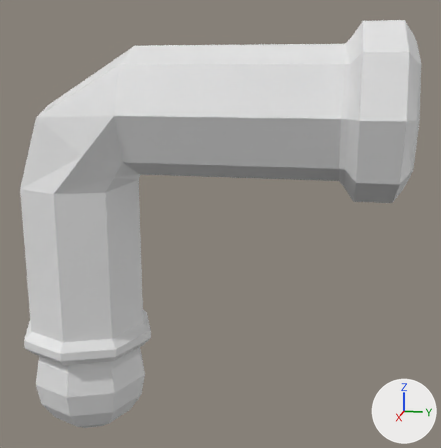
A saved change to the Blender file editor_temp/tap-water.blend.
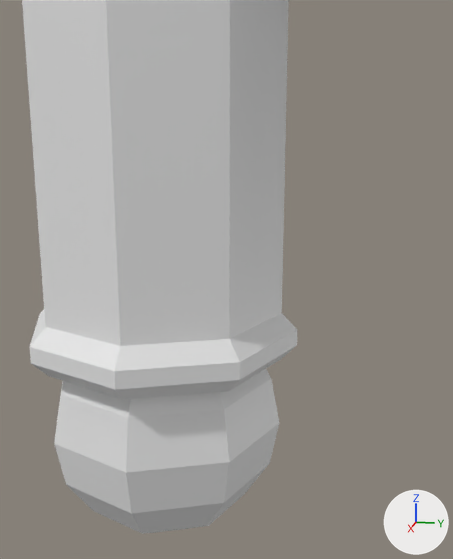
Old and new are each drawn whole from a 50 mm lens placed at (9.35, 4.22, 5.13), pointed at (-0.14, 2.32, 2.76) and again close up from a 50 mm lens placed at (4.88, 1.52, 2.46), pointed at (-0.29, 0.48, 1.16). Arrows for +X, +Y and +Z are at lower right; the lights stay in place.

In view in the first close-up: 'drop', 'tap'.
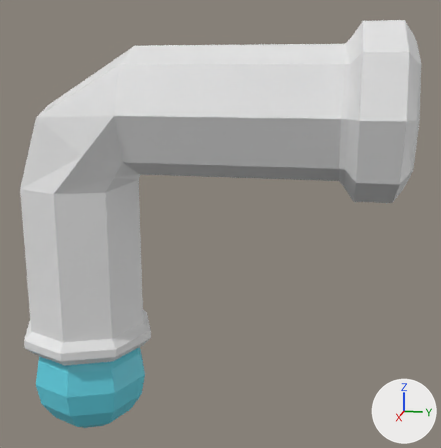
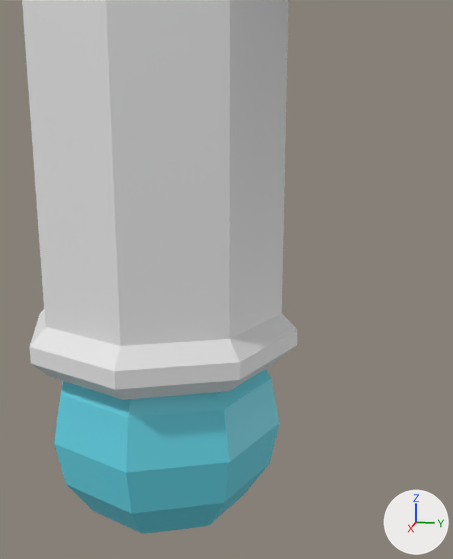
Where the change shows, as pixel boxes [x1, y1, x2, y2] in the close-ups (453 x 559 px):
'drop', recoloured (grey to cyan): [54, 369, 279, 534] in both

Diff of the bpy script that builds the scene:
```diff
--- a/editor_temp/tap-water.blend.py
+++ b/editor_temp/tap-water.blend.py
@@ mat_material_001 @@
+mat_material_001 = principled_material('Material.001')
+mat_material_001.base_color = (0.128, 0.668, 0.8)  # cyan #64d5e7
@@ me_sphere @@
 me_sphere.from_pydata(...)  # 58 vertices, 64 faces; spans x -1.0..1.0, y -1.0..1.0, z -1.0..1.73
+me_sphere.materials.append(mat_material_001)  # cyan #64d5e7
```
